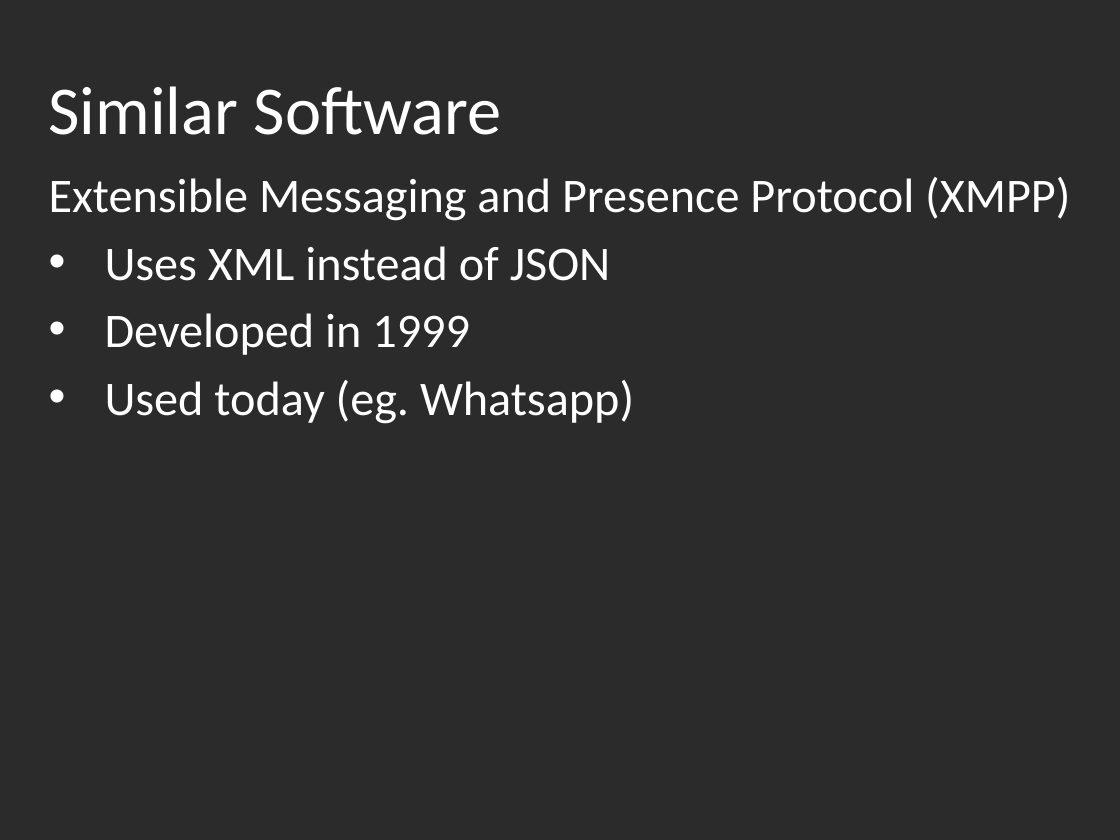
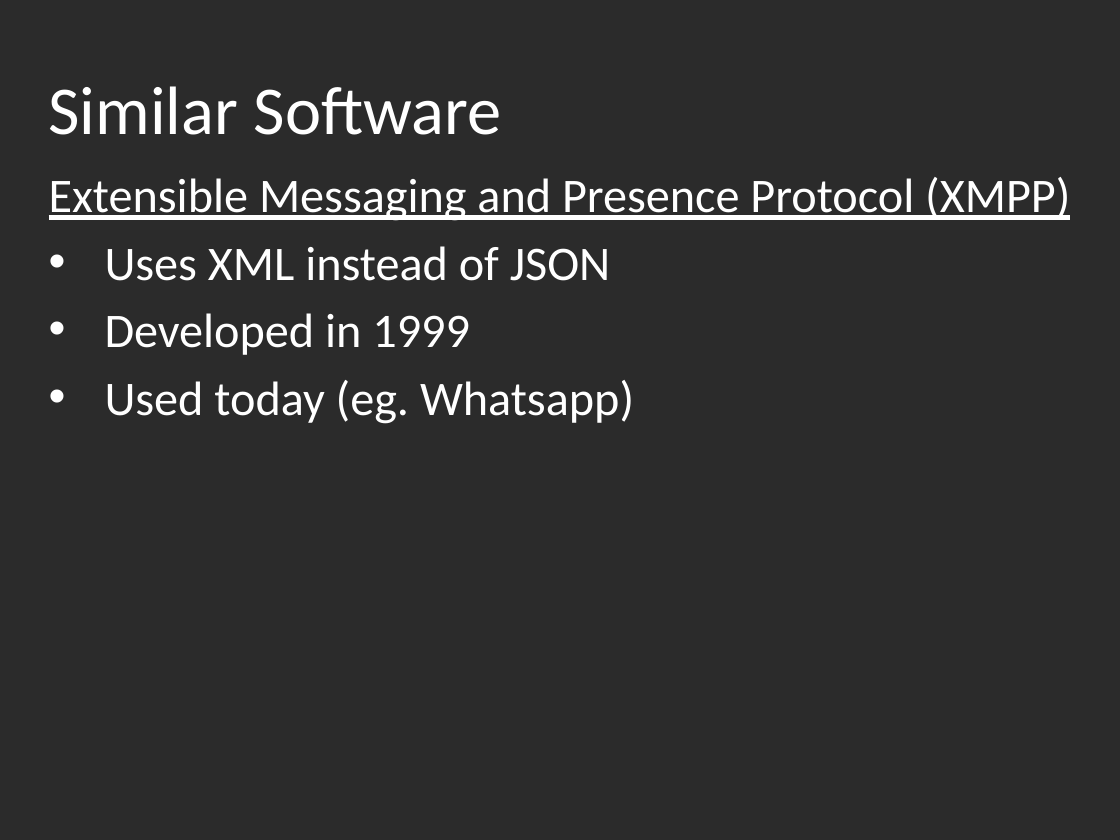
Before and after one commit to otboss/Mobile-Application-Tech-Year-3-Semester-2, a slide deck: slide 14 of SWEN3004/CipherChat Presentation.pptx. Drawn at 1120x840 pixels with LibreOffice and Linux fonts; fonts in the diff are those of the drawing; background and template pictures are left out; a plain dark background stands for a picture behind light text. Boxes give left, top, right and bottom in pixels: in the first picture for what was removed or moved away, otherwise in the second. Text is boxed around its words. In the diff, an @@ line names an element or a change of style, - is before the commit and + after.

```diff
--- a/SWEN3004/CipherChat Presentation.pptx
+++ b/SWEN3004/CipherChat Presentation.pptx
@@ subtitle at (x1=49, y1=177, x2=1070, y2=221): underline on in "Extensible Messaging and Presence Protocol (XMPP)" @@
```
Also in this commit, not shown: 2 other slides changed, 34 other files.
